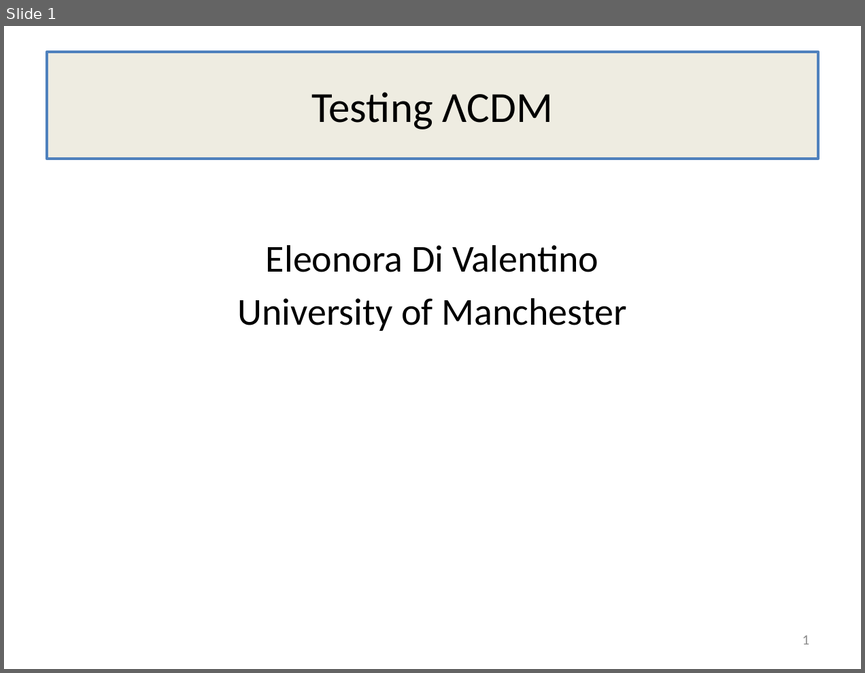
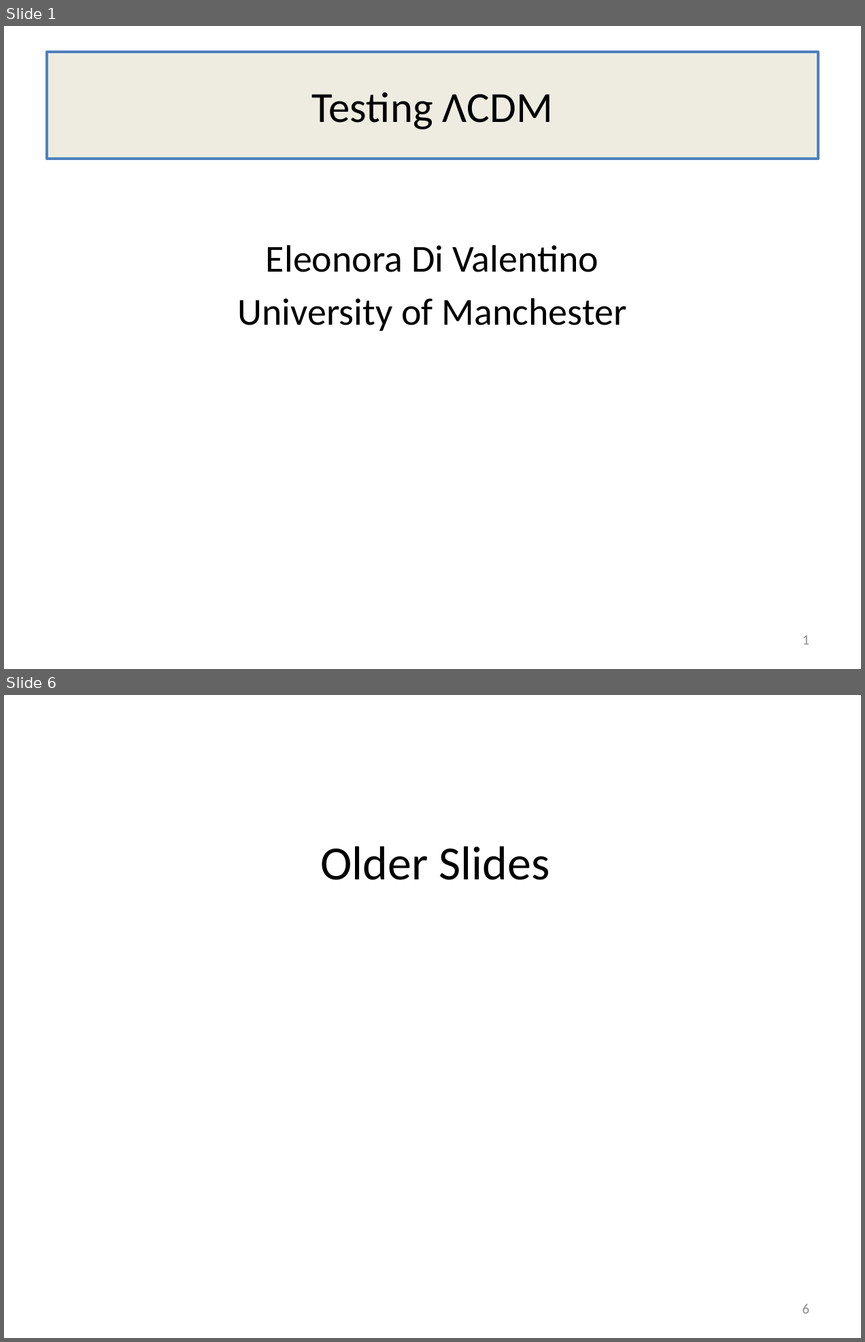
Before and after one commit to CMB-Probe/PICOReport, a slide deck: ReferenceDocuments/TestingLCDM.pptx. Shown one above the other, each under a label of ours: slide 1 before the commit, slides 1 and 6 after it; the slides between them are not shown. The pictures are 865x673 and 865x1342 pixels, drawn with LibreOffice and Linux fonts; fonts in the diff are those of the drawing. Boxes give left, top, right and bottom in pixels: in the first picture for what was removed or moved away, otherwise in the second. Text is boxed around its words. In the diff, an @@ line names an element or a change of style, - is before the commit and + after.

```diff
--- a/ReferenceDocuments/TestingLCDM.pptx
+++ b/ReferenceDocuments/TestingLCDM.pptx
@@ slide 6 added at (4, 695, 861, 1338), background #FFFFFF @@
@@ text added at (321, 846, 550, 880), 40 pt, text #000000 @@
+Older Slides
@@ page number added at (802, 1304, 810, 1313), 12 pt, text #8C8C8C @@
+6
```
Also in this commit, not shown: 2 slides changed, 3 other slides added, 4 other files.
